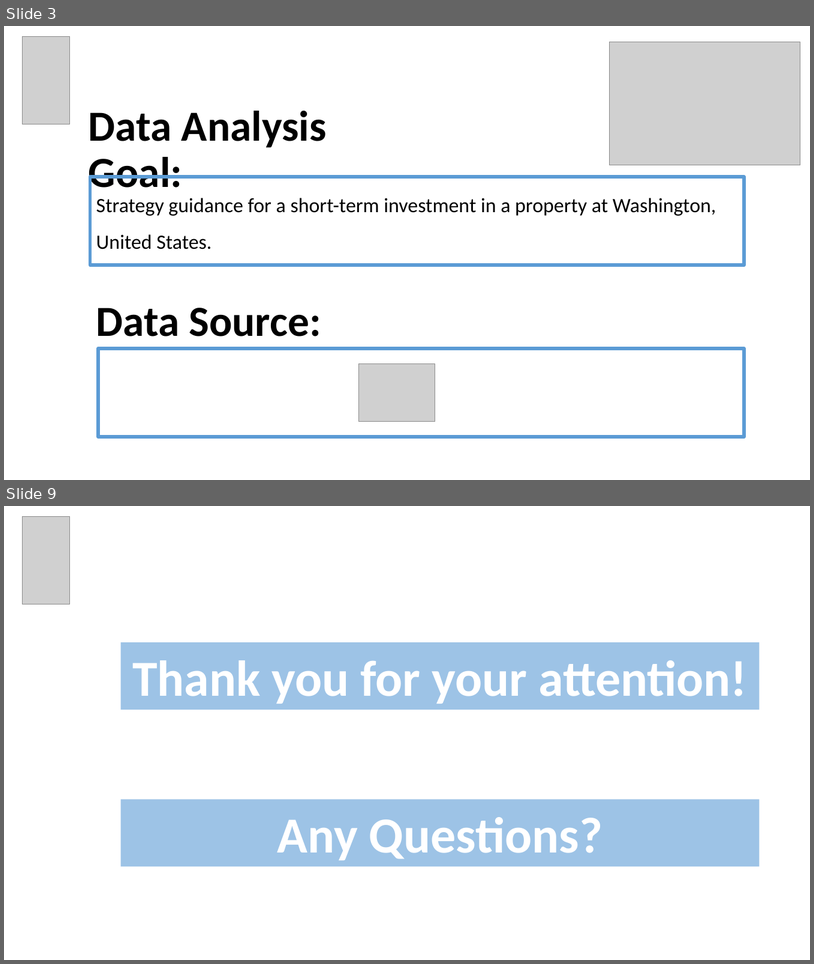
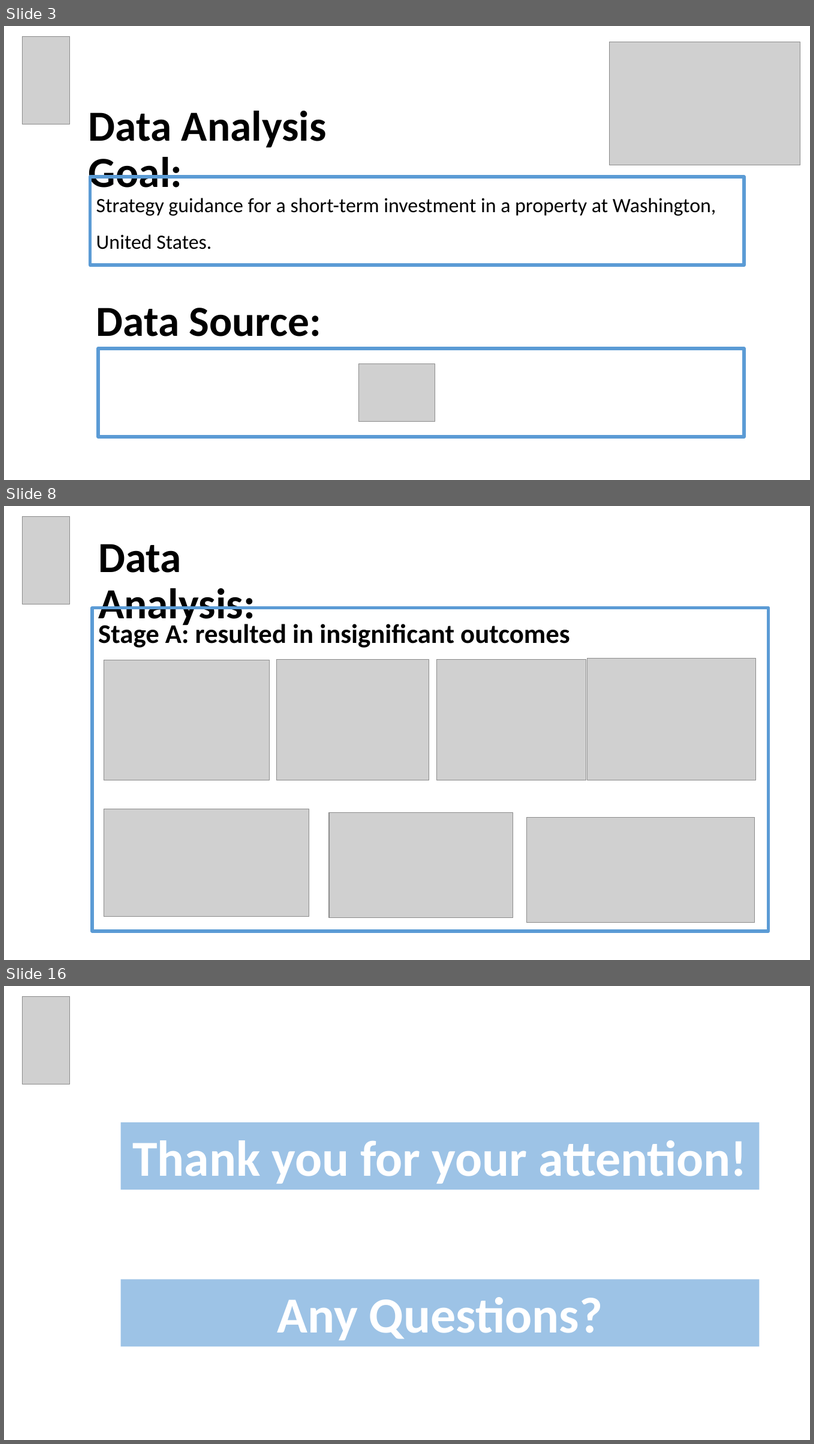
Before and after one commit to EyalVultz/Fianl-Project-Data-Analyst-Program-Hebrew-University-of-Jerusalem-Class-4-Group-2, a slide deck: Final Project Data Analyst Program Hebrew University of Jerusalem Class No. 4 Group 2.pptx. Shown one above the other, each under a label of ours: slides 3 and 9 before the commit, slides 3, 8 and 16 after it; the slides between them are not shown. The pictures are 814x964 and 814x1444 pixels, drawn with LibreOffice and Linux fonts; fonts in the diff are those of the drawing; grey boxes stand for pictures. Boxes give left, top, right and bottom in pixels: in the first picture for what was removed or moved away, otherwise in the second. Text is boxed around its words. In the diff, an @@ line names an element or a change of style, - is before the commit and + after.

```diff
--- a/Final Project Data Analyst Program Hebrew University of Jerusalem Class No. 4 Group 2.pptx
+++ b/Final Project Data Analyst Program Hebrew University of Jerusalem Class No. 4 Group 2.pptx
@@ slide 8 added at [4, 506, 810, 960], background #FFFFFF @@
@@ picture added at [22, 516, 70, 604] @@
@@ title added at [98, 544, 255, 629], 51 pt, text #000000, bold @@
+Data Analysis:
@@ rectangle added at [92, 607, 768, 931], outline #5B9BD5 4 pt @@
@@ text added at [98, 621, 570, 648], 32 pt, text #000000, bold @@
+Stage A: resulted in insignificant outcomes
@@ picture added at [104, 660, 269, 780] @@
@@ picture added at [277, 659, 429, 780] @@
@@ picture added at [437, 659, 587, 780] @@
@@ picture added at [588, 658, 756, 780] @@
@@ picture added at [104, 809, 309, 917] @@
@@ picture added at [329, 812, 513, 918] @@
@@ picture added at [527, 817, 755, 922] @@
@@ what was slide 9 is now slide 16 @@
```
Also in this commit, not shown: 3 slides changed, 9 other slides added, 3 slides removed, 1 other file.
